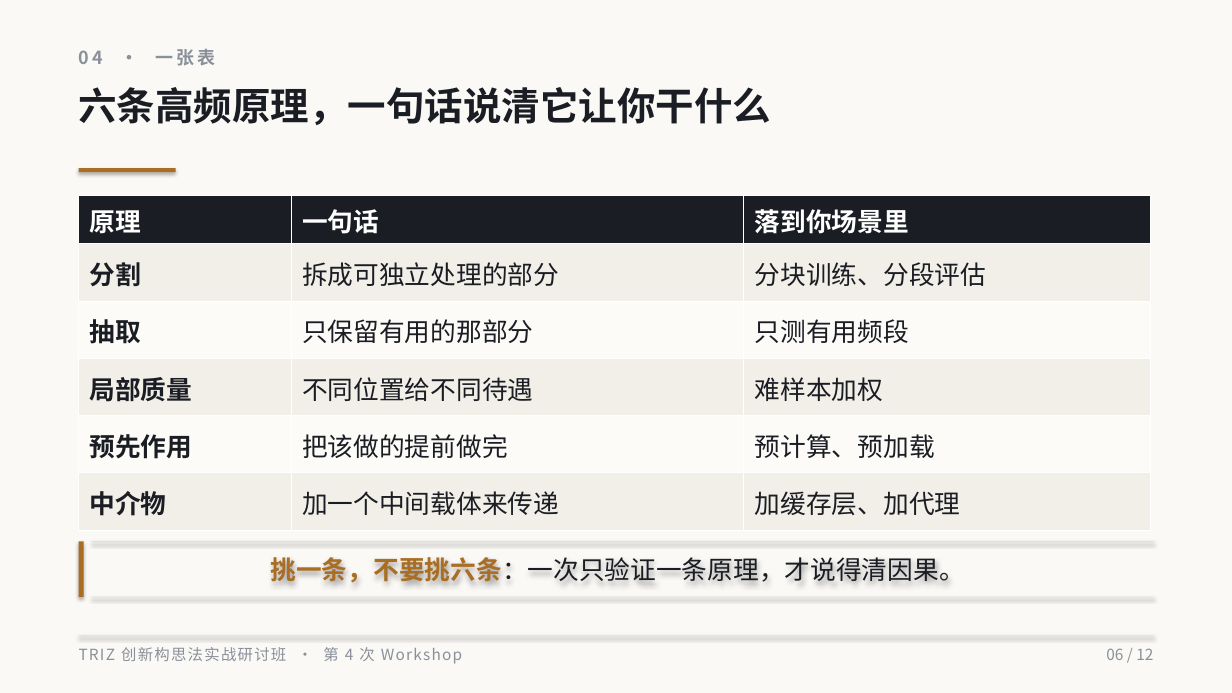
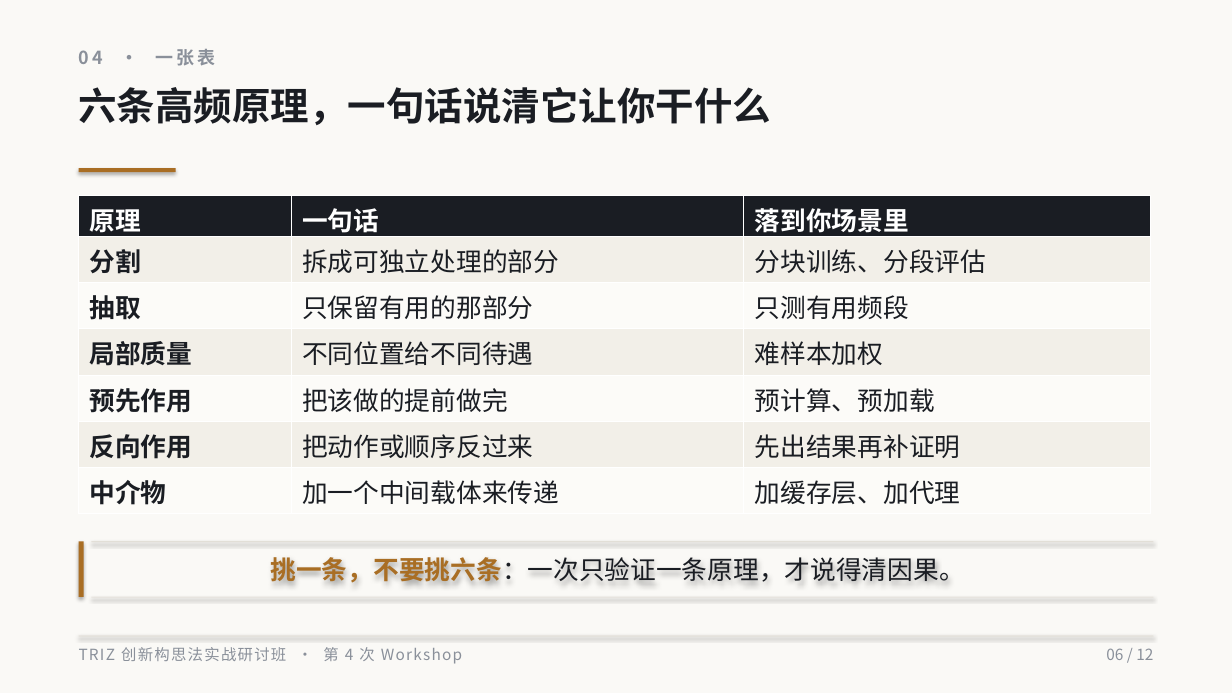
Before and after one commit to TRIZa-cn/triza-lecture, a slide deck: slide 6 of PPT/W2_16/out/第04次_发明原理的创造性应用.pptx. Drawn at 1232x693 pixels with LibreOffice and Linux fonts; fonts in the diff are those of the drawing. Boxes give left, top, right and bottom in pixels: in the first picture for what was removed or moved away, otherwise in the second. Text is boxed around its words. In the diff, an @@ line names an element or a change of style, - is before the commit and + after.

```diff
--- a/PPT/W2_16/out/第04次_发明原理的创造性应用.pptx
+++ b/PPT/W2_16/out/第04次_发明原理的创造性应用.pptx
@@ table at (x1=79, y1=196, x2=1151, y2=514) @@
+row 6: 反向作用 | 把动作或顺序反过来 | 先出结果再补证明
```
Also in this commit, not shown: 2 other slides changed, 29 other files.
